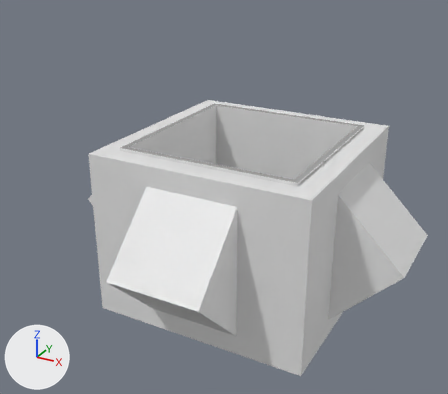
An edit to the glTF model Room_toronto/_CustomModels/mdl_zesty_condo_table/mdl_zesty_condo_table.gltf, drawn before and after from the same camera.
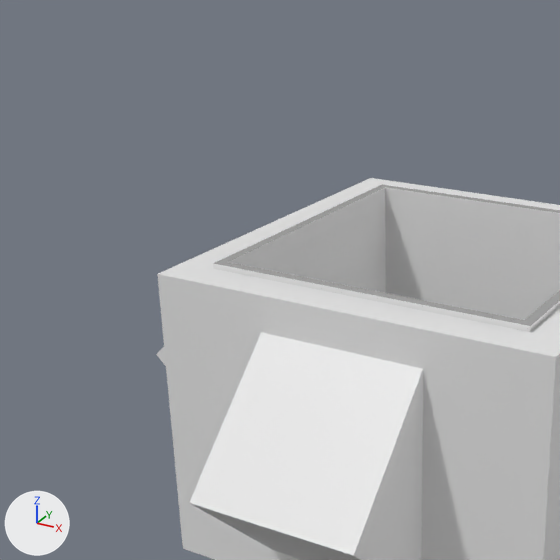
Each version appears first whole from a 50 mm lens placed at (1.55, -3.11, 2.15), pointed at (-0.13, -0.06, 0.63), and next in a close-up on the part from 0% to 70% of the width and 0% to 80% of the height. Lighting does not change. The marker at lower left points along +X, +Y and +Z. Where no turn or scale is listed for an object, it has been applied to the vertices.

The first close-up shows 'mdl_zesty_condo_table'.
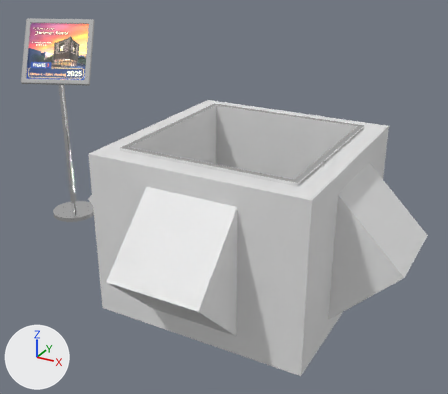
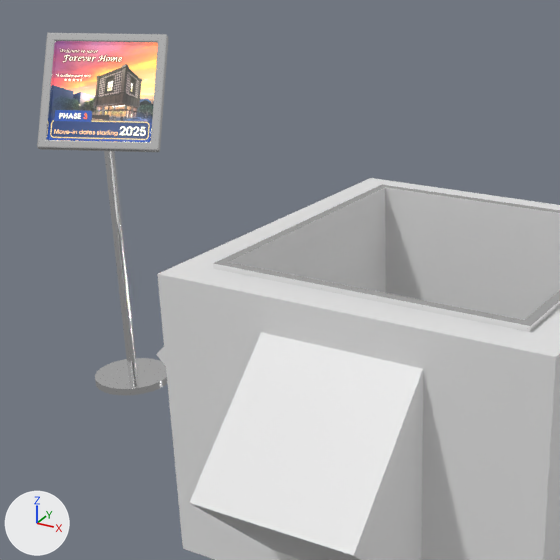
What differs and where, as boxes (x1, y1, x2, y2) in the close-ups (560 x 560 px):
'mdl_zesty_condoad_frame', added
    after: (37, 33, 168, 152)
    faces in mat_condo_poster: (48, 42, 158, 142)
    faces in mat_silver (white #f2f2f2): (37, 33, 168, 152)
'mdl_zesty_condoad_stand', added
    after: (95, 151, 167, 395)

What changed in the scene script:
```text
Add img_tx_zesty_dd3ad:
    img_tx_zesty_dd3ad = load_image('tx_zesty_dd3ad', 'tx_zesty_dd3ad.jpg', 886, 854, 'sRGB')
Add mat_condo_poster:
    mat_condo_poster = bpy.data.materials.new('condo-poster')
    # uses the picture img_tx_zesty_dd3ad
Add me_plane_001:
    me_plane_001.from_pydata(...)  # 192 vertices, 380 faces; spans x -0.284..0.284, y -0.22..0.22, z -0.218..0.218
    # faces by material slot: [43, 337]
    me_plane_001.materials.append(mat_condo_poster)
    me_plane_001.materials.append(mat_silver)  # white #f2f2f2
Add me_plane:
    me_plane.from_pydata(...)  # 96 vertices, 188 faces; spans x -0.167..0.167, y -0.167..0.167, z 0.0..1.328
    me_plane.materials.append(mat_silver)  # white #f2f2f2
Add ob_mdl_zesty_condoad_frame:
    ob_mdl_zesty_condoad_frame = bpy.data.objects.new('mdl_zesty_condoad_frame', me_plane_001)
    ob_mdl_zesty_condoad_frame.location = (-1.724, 0.32, 1.3)
Add ob_mdl_zesty_condoad_stand:
    ob_mdl_zesty_condoad_stand = bpy.data.objects.new('mdl_zesty_condoad_stand', me_plane)
    ob_mdl_zesty_condoad_stand.location = (-1.724, 0.32, 0.0)
```
